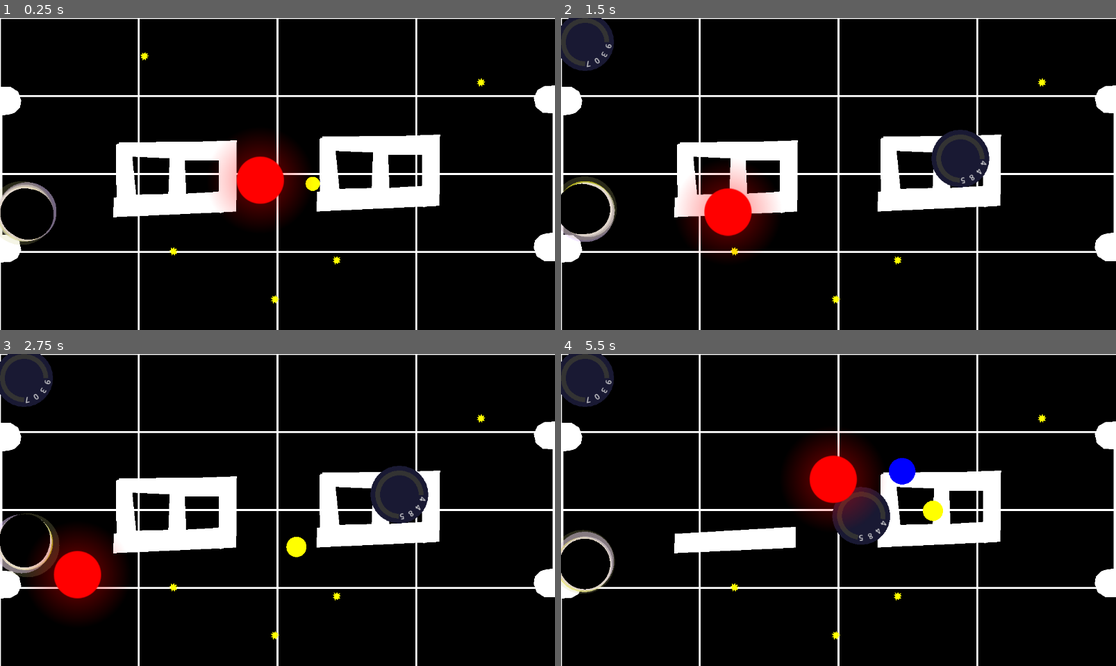
Above: before the commit, frames 1-4 (two rows, left to right).
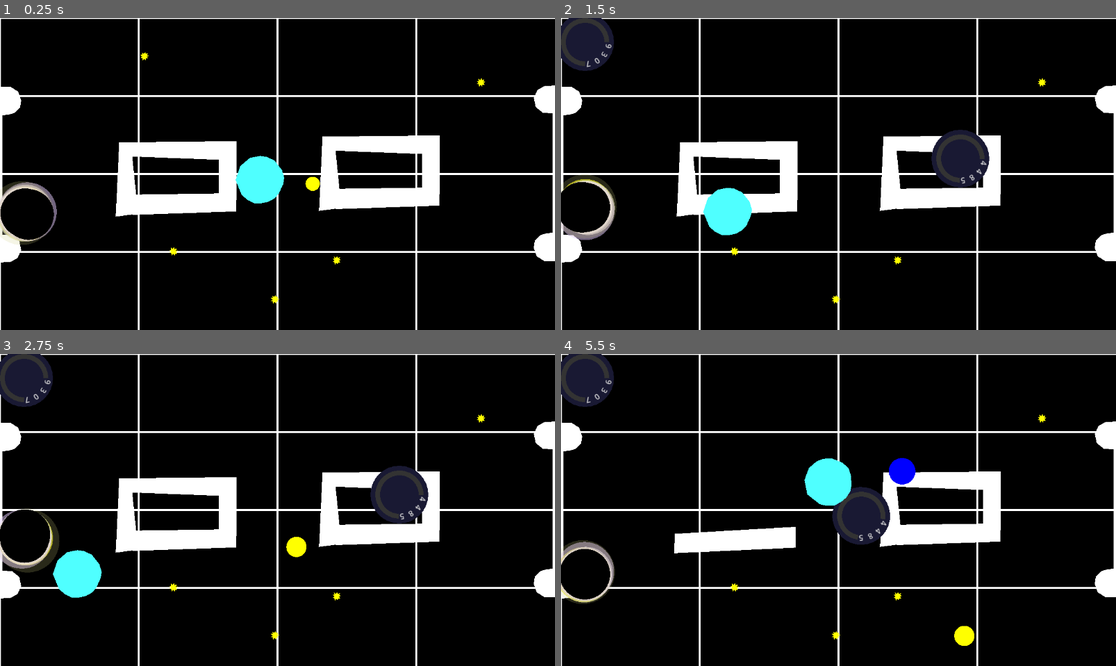
Above: after the commit, the same moments.

Repository: nuitsdesbassins2025/display-engine
Game: Godot game, scene res://Scenes/dogeball.tscn
Same seed, same stepped clock (60 frames per second), same inputs: the game is played once before the commit and once after it.
Inputs (mouse positions are in pixels of both pictures, inside the frame that each line leads up to):
- Up to frame 1 (0.25 s): no input
- Up to frame 2 (1.5 s): tap Enter at 0.5 s; move the mouse to (960, 158) at 0.52 s; hold D 0.53-1.28 s; tap Z at 0.6 s; click (960, 158) at 0.67 s; move the mouse to (727, 189) at 1.27 s; hold S from 1.28 s (still down); tap E at 1.35 s
- Up to frame 3 (2.75 s): move the mouse to (333, 441) at 2.02 s; release S at 2.03 s; hold D from 2.03 s (still down); tap R at 2.1 s
- Up to frame 4 (5.5 s): move the mouse to (810, 572) at 2.77 s; tap one key every 0.75 s from 2.85 s: T F G H; click (810, 572) at 2.92 s; move the mouse to (1005, 556) at 3.52 s; release D at 3.53 s; hold A 3.53-5.03 s; move the mouse to (672, 463) at 4.27 s; move the mouse to (866, 510) at 5.02 s; hold S from 5.03 s (still down); click (866, 510) at 5.17 s

The runs differ from the first frame. In frame 1, 4.7% of the frame differs, in the area x 0-80%, y 37-72%; in frame 2, 4.5%; in frame 3, 4.8%; in frame 4, 5.2%, in the area x 0-80%, y 26-94%.

Commit message:
mises a jour

Diff:
--- a/entities/balle/balle.gd
+++ b/entities/balle/balle.gd
@@ -22,14 +22,6 @@
 var original_collision_mask: int
 var original_collision_layer: int
 
-@export var ball_color: Color = Color(1, 0, 0)
-@export var ball_size: float = 50.0
-@export_range(1, 10) var ball_intensity: int = 5
-
-var circle_texture: ImageTexture
-var halo_texture: ImageTexture
-
-
 
 func _ready():
 	add_to_group("attractable")
@@ -40,8 +32,6 @@
 	original_collision_layer = collision_layer
 
 	z_index = 100
-	generate_textures()
-	queue_redraw()
 
 func _set_random_velocity():
 	var speed = randf_range(min_speed, max_speed)
@@ -200,120 +190,3 @@
 
 	if body.is_in_group("poteaux"):
 		print("poteaux", body.name)
-
-
-
-func _draw():
-	# Dessiner le halo en premier (en dessous)
-	if halo_texture:
-		draw_texture(halo_texture, -halo_texture.get_size() / 2)
-
-	# Dessiner le cercle principal
-	if circle_texture:
-		draw_texture(circle_texture, -circle_texture.get_size() / 2)
-
-func generate_textures():
-	circle_texture = generate_circle_texture(ball_size, ball_color)
-	halo_texture = generate_halo_texture(ball_size * 1.5, ball_color, ball_intensity)
-
-func generate_circle_texture(size: float, color: Color) -> ImageTexture:
-	var image = Image.create(int(size * 2), int(size * 2), false, Image.FORMAT_RGBA8)
-	var center = Vector2(size, size)
-
-	for x in range(image.get_width()):
-		for y in range(image.get_height()):
-			var pos = Vector2(x, y)
-			var distance = pos.distance_to(center)
-
-			if distance <= size:
-				var alpha = 1.0
-				if distance > size - 2:
-					alpha = (size - distance) / 2.0
-
-				image.set_pixel(x, y, Color(color.r, color.g, color.b, alpha))
-
-	return ImageTexture.create_from_image(image)
-
-func generate_halo_texture(size: float, color: Color, intensity: int) -> ImageTexture:
-	var halo_size = size * (1.0 + intensity * 0.1)
-	var image = Image.create(int(halo_size * 2), int(halo_size * 2), false, Image.FORMAT_RGBA8)
-	var center = Vector2(halo_size, halo_size)
-
-	for x in range(image.get_width()):
-		for y in range(image.get_height()):
-			var pos = Vector2(x, y)
-			var distance = pos.distance_to(center)
-			var max_radius = halo_size
-
-			if distance <= max_radius:
-				var normalized_dist = distance / max_radius
-				var alpha = (1.0 - normalized_dist) * (intensity * 0.1)
-				alpha = clamp(alpha, 0, 0.8)
-
-				image.set_pixel(x, y, Color(color.r, color.g, color.b, alpha))
-
-	return ImageTexture.create_from_image(image)
-
-# Fonction pour régler l'intensité du halo (permanent)
-func set_ball_intensity(intensity: int):
-	ball_intensity = clamp(intensity, 1, 10)
-	generate_textures()
-	queue_redraw()
-
-# Fonction pour déclencher un effet visuel court
-func ball_effect():
-	# Animation d'échelle (pulse)
-	var original_scale = scale
-	var tween = create_tween()
-	tween.set_parallel(true)
-
-	# Effet de pulse
-	tween.tween_property(self, "scale", original_scale * 1.3, 0.1)
-	tween.tween_property(self, "scale", original_scale, 0.3).set_delay(0.1)
-
-	# Effet de luminosité
-	var original_modulate = modulate
-	tween.tween_property(self, "modulate", original_modulate * 2.0, 0.1)
-	tween.tween_property(self, "modulate", original_modulate, 0.3).set_delay(0.1)
-
-	# Effet de halo temporaire (plus intense pendant l'effet)
-	var original_intensity = ball_intensity
-	set_ball_intensity(10)  # Intensité maximale pendant l'effet
-
-	# Retour à l'intensité originale après l'effet
-	await get_tree().create_timer(0.4).timeout
-	set_ball_intensity(original_intensity)
-
-# Fonction pour changer la couleur
-func set_ball_color(new_color: Color):
-	ball_color = new_color
-	generate_textures()
-	queue_redraw()
-
-# Fonction pour changer la taille
-func set_ball_size(new_size: float):
-	ball_size = new_size
-	generate_textures()
-	queue_redraw()
-
-# Optionnel: Effet spécial avec paramètres
-func ball_effect_custom(duration: float = 0.4, pulse_scale: float = 1.3, brightness: float = 2.0):
-	var original_scale = scale
-	var original_modulate = modulate
-	var original_intensity = ball_intensity
-
-	var tween = create_tween()
-	tween.set_parallel(true)
-
-	# Pulse
-	tween.tween_property(self, "scale", original_scale * pulse_scale, duration * 0.25)
-	tween.tween_property(self, "scale", original_scale, duration * 0.75).set_delay(duration * 0.25)
-
-	# Luminosité
-	tween.tween_property(self, "modulate", original_modulate * brightness, duration * 0.25)
-	tween.tween_property(self, "modulate", original_modulate, duration * 0.75).set_delay(duration * 0.25)
-
-	# Halo intensifié
-	set_ball_intensity(10)
-	await get_tree().create_timer(duration).timeout
-	set_ball_intensity(original_intensity)
--- a/entities/balle/balle.tscn
+++ b/entities/balle/balle.tscn
@@ -19,7 +19,6 @@
 shape = SubResource("CircleShape2D_2ir51")
 
 [node name="Polygon2D" type="Polygon2D" parent="."]
-visible = false
 position = Vector2(0, -0.4)
 color = Color(0.309804, 1, 1, 1)
 polygon = PackedVector2Array(-0.4, -49.6, 13.8, -47.6, 29.8, -40, 45.4, -20.4, 48.2, -11.2, 50.2176, -3.9513, 48, 8.8, 38.8, 29, 30, 38.8, 16.4, 46.2, 2.6, 48.8, -12.6, 48.6, -26.2, 42, -38.2, 31.6, -51, 0.6, -41.4, -28.2, -21.2, -45.4)
--- a/entities/black_hole/black_hole.gd
+++ b/entities/black_hole/black_hole.gd
@@ -13,8 +13,8 @@
 var ring_data = []  # Stocke les données pour chaque anneau: [radius, color, offset]
 
 
-@export var max_speed: float = 40.0
-@export var min_speed: float = 10.0
+@export var max_speed: float = 60.0
+@export var min_speed: float = 20.0
 @export var object_radius: float = 20.0
 @export var direction_change_interval: float = 1.5
 @export var speed_variation: float = 0.3
--- a/entities/but/dodge_but.gd
+++ b/entities/but/dodge_but.gd
@@ -39,6 +39,9 @@
 func goal():
 	score += 1
 	print("score : ", score)
+	if score > 9 :
+		score = 0
+
 	var event_data = {
 		"but_position":position_cote,
 		"but_score":score,
@@ -46,6 +49,9 @@
 	}
 	$BallSpawner.ball_explosion( 80, 1000.0)
 	update_score_display()
+
+	if score > 9 :
+		score = 0
 	#$Scores
 	#$"Scores/0" Polygon2D
 	#$"Scores/1"
--- a/entities/but/dodge_but.tscn
+++ b/entities/but/dodge_but.tscn
@@ -86,47 +86,56 @@
 polygon = PackedVector2Array(-123, -209, -119, 195, 137, 207, 127, 130, -70, 150, -59, -147, 57, -148, 61, 151, 131, 149, 119, -208)
 
 [node name="1" type="Polygon2D" parent="Scores"]
+visible = false
 position = Vector2(-2, 0)
 rotation = 1.57079
 scale = Vector2(0.6029, 0.6029)
 polygon = PackedVector2Array(72, 211, 48, -205, 120, -205, 139, 212)
 
 [node name="2" type="Polygon2D" parent="Scores"]
+visible = false
 rotation = 1.57079
 scale = Vector2(0.6029, 0.6029)
 polygon = PackedVector2Array(-115, -154, -115, -197, 118, -196, 116, 22, -64, 22, -70, 165, 130, 163, 127, 204, -109, 206, -104, -15, 83, -19, 83, -153)
 
 [node name="3" type="Polygon2D" parent="Scores"]
+visible = false
 rotation = 1.57079
 scale = Vector2(0.6029, 0.6029)
 polygon = PackedVector2Array(-114, -154, -115, -196, 117, -194, 125, 203, -111, 206, -110, 165, 88, 160, 80, 23, -103, 21, -101, -22, 81, -24, 81, -156)
 
 [node name="4" type="Polygon2D" parent="Scores"]
+visible = false
 rotation = 1.57079
 scale = Vector2(0.6029, 0.6029)
 polygon = PackedVector2Array(-114, -195, -106, 22, 71, 22, 78, 201, 129, 200, 120, -195, 76, -196, 78, -22, -64, -26, -62, -196)
 
 [node name="5" type="Polygon2D" parent="Scores"]
+visible = false
 rotation = 1.57079
 scale = Vector2(0.6029, 0.6029)
 polygon = PackedVector2Array(116, -200, -117, -196, -104, 17, 68, 21, 73, 153, -109, 156, -112, 200, 125, 206, 126, -22, -65, -27, -66, -154, 120, -150)
 
 [node name="6" type="Polygon2D" parent="Scores"]
+visible = false
 rotation = 1.57079
 scale = Vector2(0.6029, 0.6029)
 polygon = PackedVector2Array(-115, -198, -114, 202, 132, 205, 123, -28, -92, -25, -88, 15, 68, 23, 75, 158, -73, 158, -67, -12, -66, -164, 125, -151, 113, -202)
 
 [node name="7" type="Polygon2D" parent="Scores"]
+visible = false
 rotation = 1.57079
 scale = Vector2(0.6029, 0.6029)
 polygon = PackedVector2Array(-121, -204, 119, -204, 132, 206, 70, 206, 76, -148, -118, -151)
 
 [node name="8" type="Polygon2D" parent="Scores"]
+visible = false
 rotation = 1.57079
 scale = Vector2(0.6029, 0.6029)
 polygon = PackedVector2Array(-121, -203, -113, 200, 134, 205, 129, 142, -71, 156, -65, 19, 64, 25, 71, 153, 129, 167, 125, -31, -61, -30, -59, -152, 67, -147, 71, -24, 125, -23, 118, -203)
 
 [node name="9" type="Polygon2D" parent="Scores"]
+visible = false
 rotation = 1.57079
 scale = Vector2(0.6029, 0.6029)
 polygon = PackedVector2Array(-126, -210, -118, 19, 58, 26, 64, 143, -113, 156, -115, 199, 133, 202, 123, -38, -57, -31, -56, -153, 64, -146, 73, -31, 127, -27, 118, -204)
